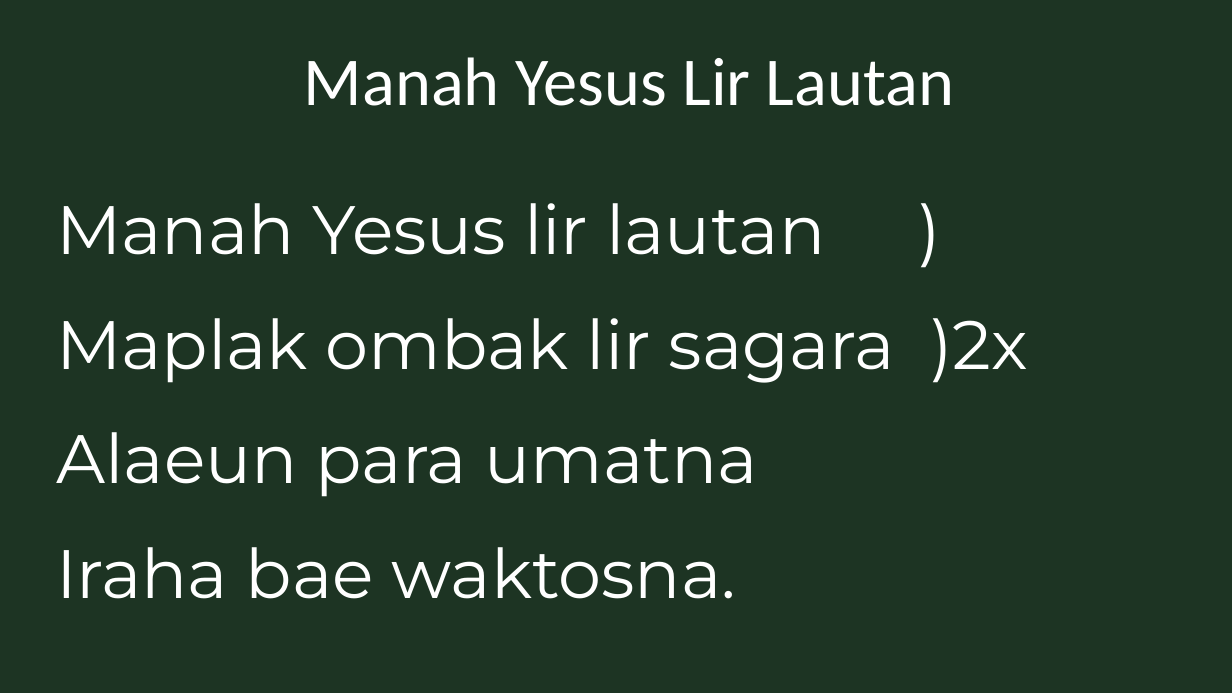
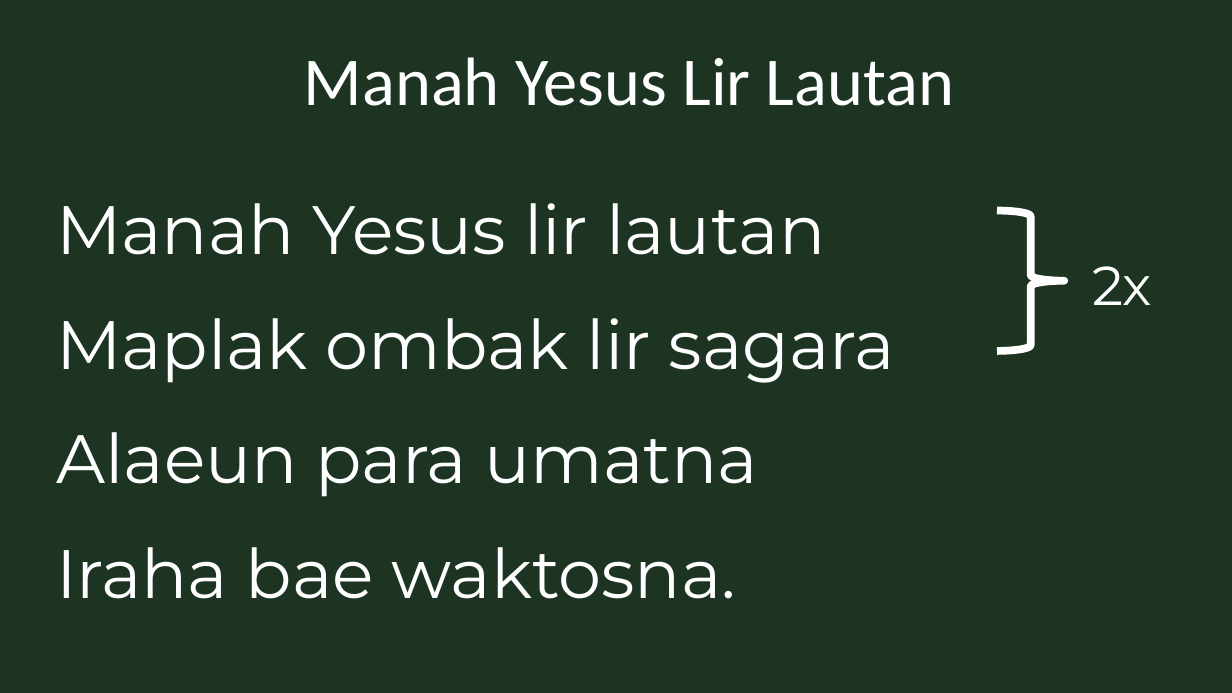
Before and after one commit to laurensius/Slide_Misa_KRC, a slide deck: slide 49 of 2021 01 tanggal 23 -24/Bahasa Sunda.pptx. Drawn at 1232x693 pixels with LibreOffice and Linux fonts; fonts in the diff are those of the drawing. Boxes give left, top, right and bottom in pixels: in the first picture for what was removed or moved away, otherwise in the second. Text is boxed around its words. In the diff, an @@ line names an element or a change of style, - is before the commit and + after.

```diff
--- a/2021 01 tanggal 23 -24/Bahasa Sunda.pptx
+++ b/2021 01 tanggal 23 -24/Bahasa Sunda.pptx
@@ text at (56, 203, 895, 383): text changed @@
-Manah Yesus lir lautan )
-Maplak ombak lir sagara )2x
+Manah Yesus lir lautan
+Maplak ombak lir sagara
@@ right brace added at (997, 211, 1064, 351), outline #FFFFFF 4.5 pt @@
@@ text added at (1092, 266, 1152, 305), 32 pt, text #FFFFFF @@
+2x
```
Also in this commit, not shown: 16 other slides changed, 17 other files.
